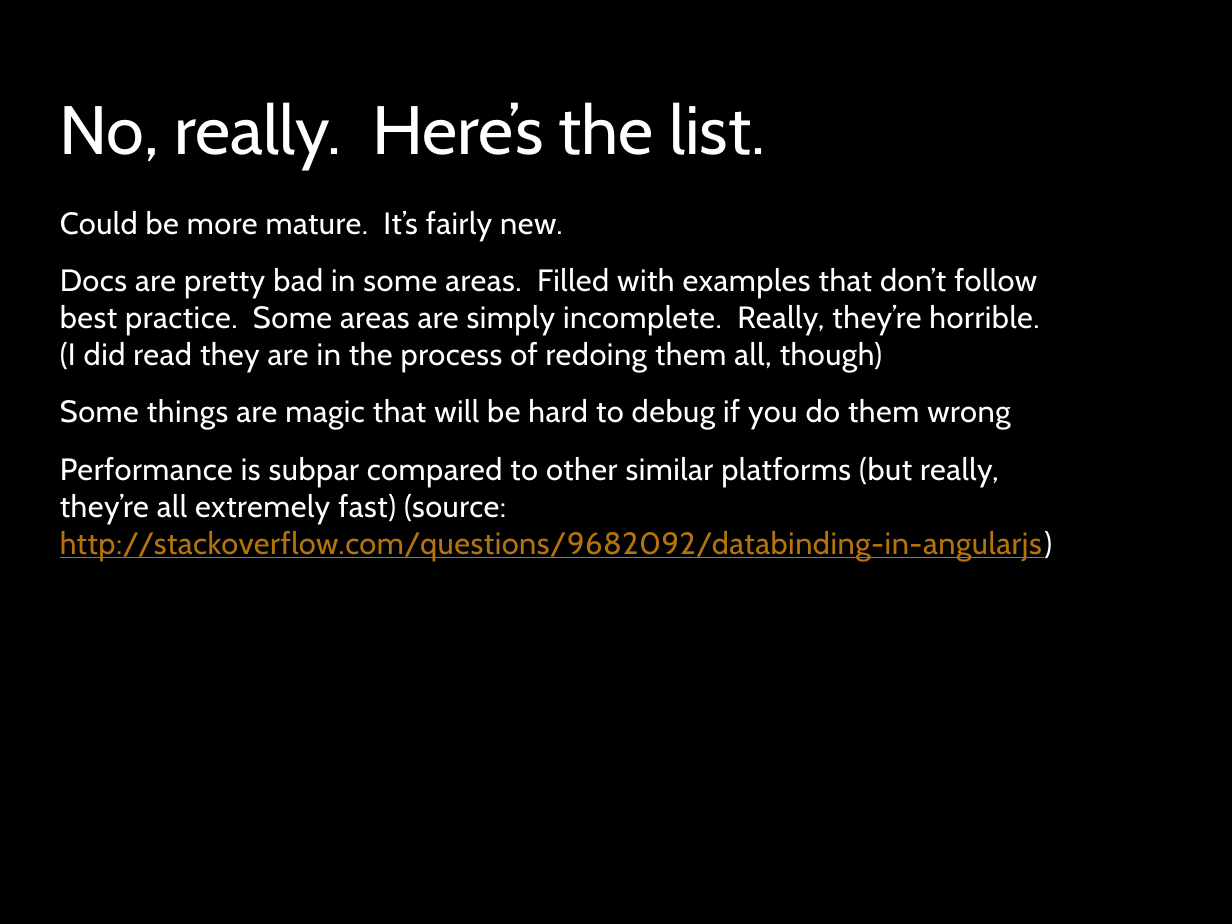
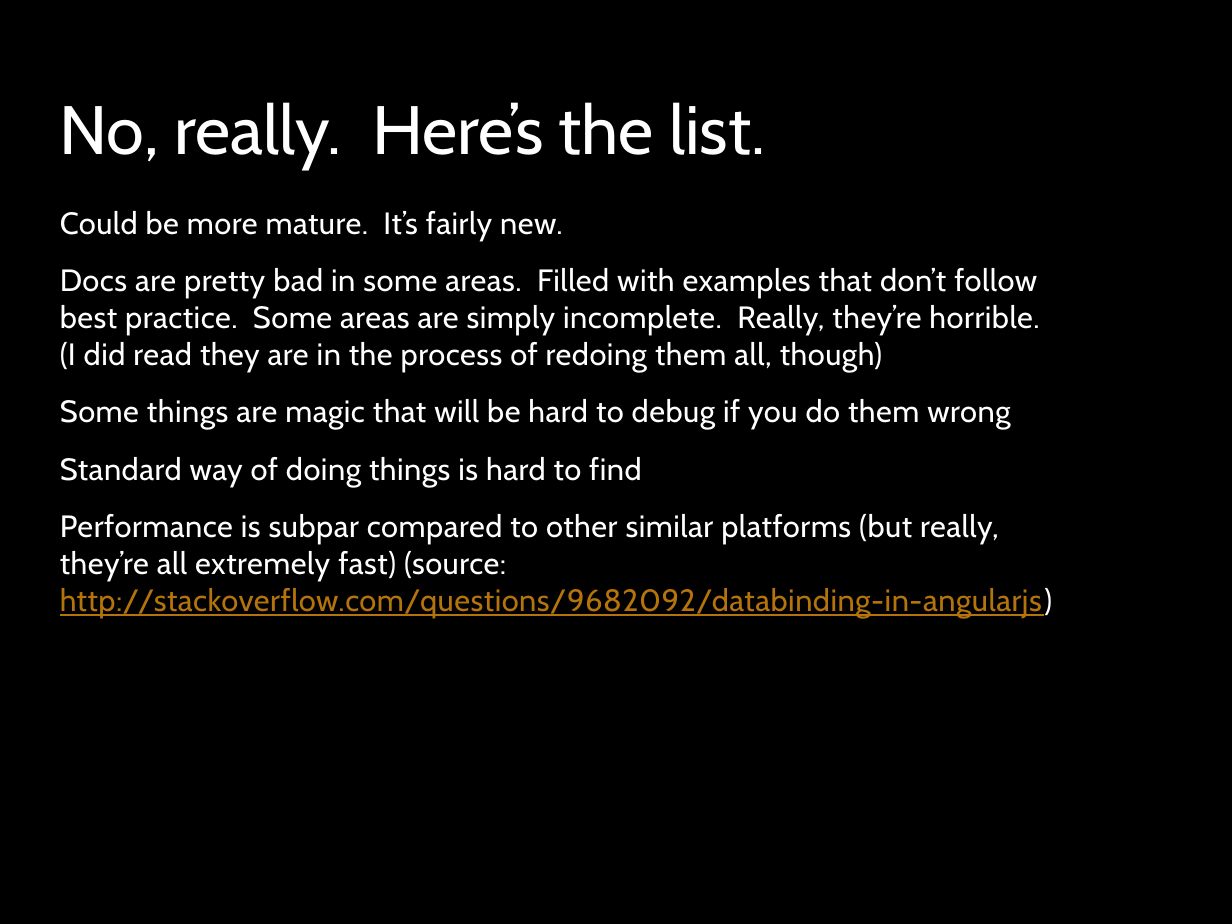
Before and after one commit to kevinkemp/Presentations, a slide deck: slide 11 of angularjs/AngularJS.pptx (slide 10 before the commit). Drawn at 1232x924 pixels with LibreOffice and Linux fonts; fonts in the diff are those of the drawing; background and template pictures are left out. Boxes give left, top, right and bottom in pixels: in the first picture for what was removed or moved away, otherwise in the second. Text is boxed around its words. In the diff, an @@ line names an element or a change of style, - is before the commit and + after.

```diff
--- a/angularjs/AngularJS.pptx
+++ b/angularjs/AngularJS.pptx
@@ text at [60,457,642,487]: paragraph added @@
+Standard way of doing things is hard to find
```
Also in this commit, not shown: 7 other slides changed, 1 slide added.
